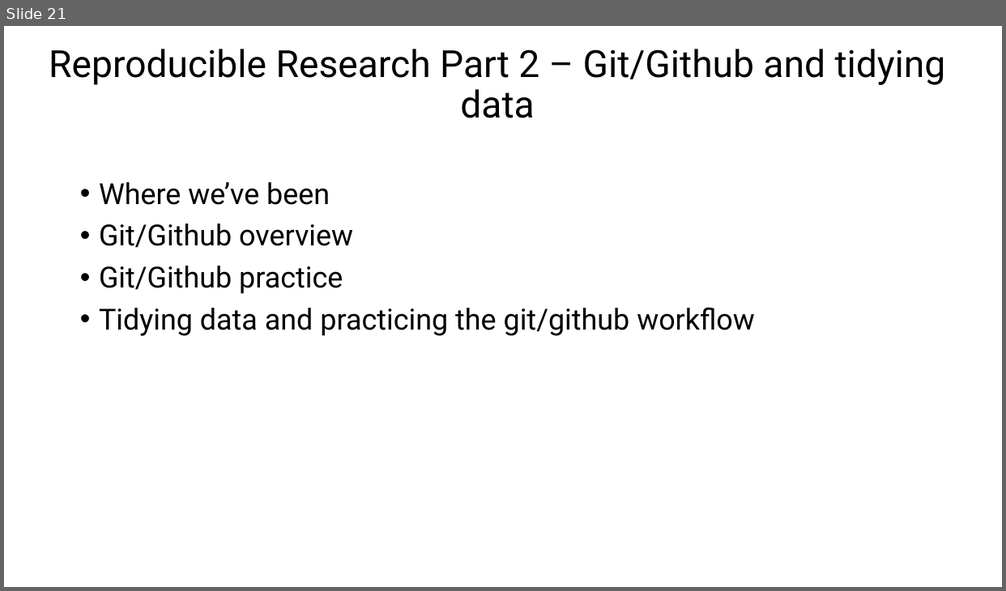
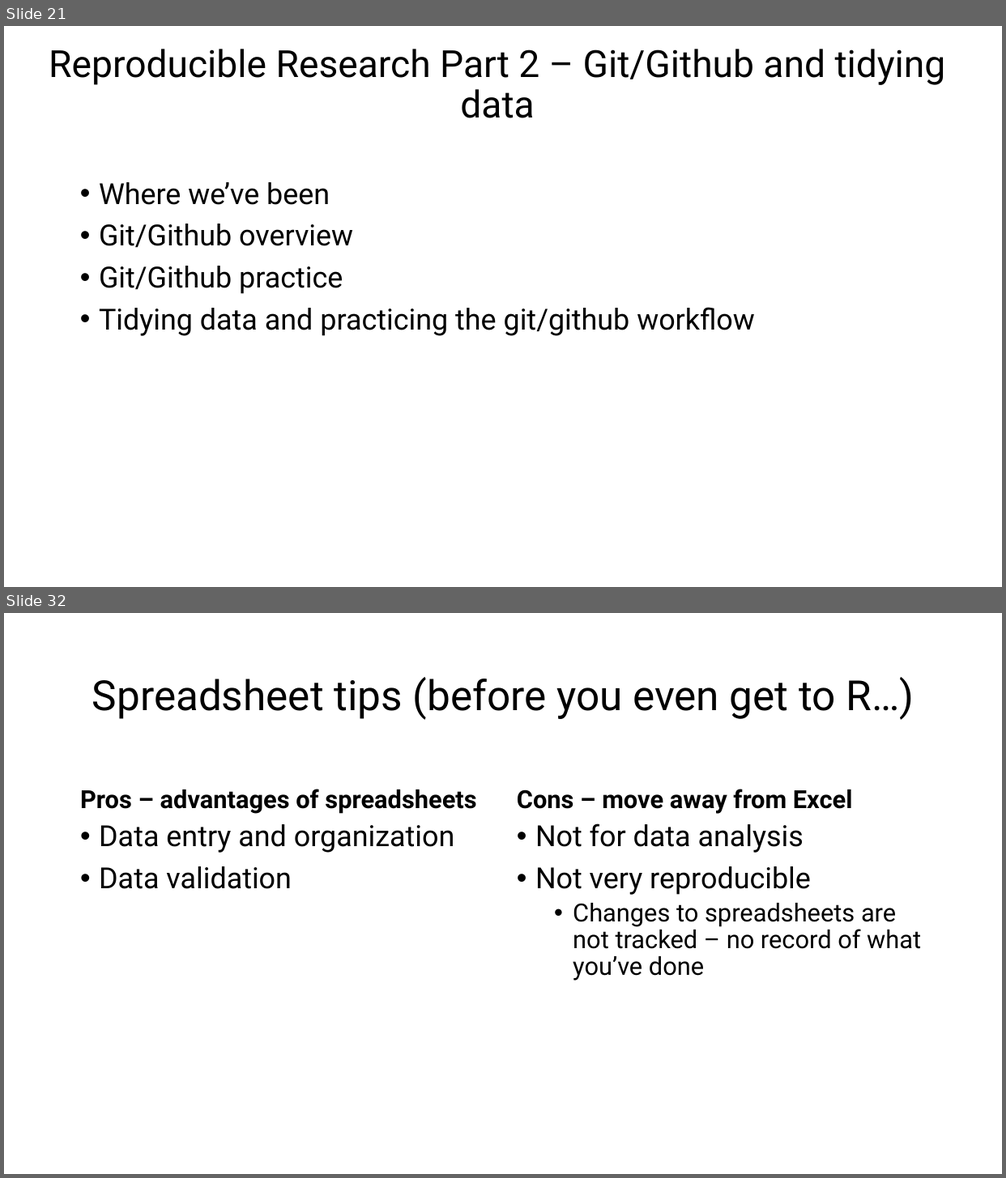
Before and after one commit to marissadyck/reproducible-research-R-ASM, a slide deck: docs/Reproducible research in R.pptx. Shown one above the other, each under a label of ours: slide 21 before the commit, slides 21 and 32 after it; the slides between them are not shown. The pictures are 1006x591 and 1006x1178 pixels, drawn with LibreOffice and Linux fonts; fonts in the diff are those of the drawing. Boxes give left, top, right and bottom in pixels: in the first picture for what was removed or moved away, otherwise in the second. Text is boxed around its words. In the diff, an @@ line names an element or a change of style, - is before the commit and + after.

```diff
--- a/docs/Reproducible research in R.pptx
+++ b/docs/Reproducible research in R.pptx
@@ slide 32 added at (x1=4, y1=613, x2=1002, y2=1174), background #FFFFFF @@
@@ title added at (x1=92, y1=677, x2=914, y2=720), 40 pt, text #000000 @@
+Spreadsheet tips (before you even get to R…)
@@ text added at (x1=80, y1=789, x2=476, y2=814), 24 pt, text #000000, bold @@
+Pros – advantages of spreadsheets
@@ text added at (x1=517, y1=789, x2=853, y2=814), 24 pt, text #000000, bold @@
+Cons – move away from Excel
@@ text added at (x1=99, y1=824, x2=455, y2=889), 28 pt, text #000000 @@
+• Data entry and organization
+• Data validation
@@ text added at (x1=535, y1=824, x2=921, y2=981), 24 pt, text #000000 @@
+• Not for data analysis
+• Not very reproducible
+  • Changes to spreadsheets are not tracked – no record of what you’ve done
```
Also in this commit, not shown: 8 other slides added, 1 slide removed, 2 other files.
